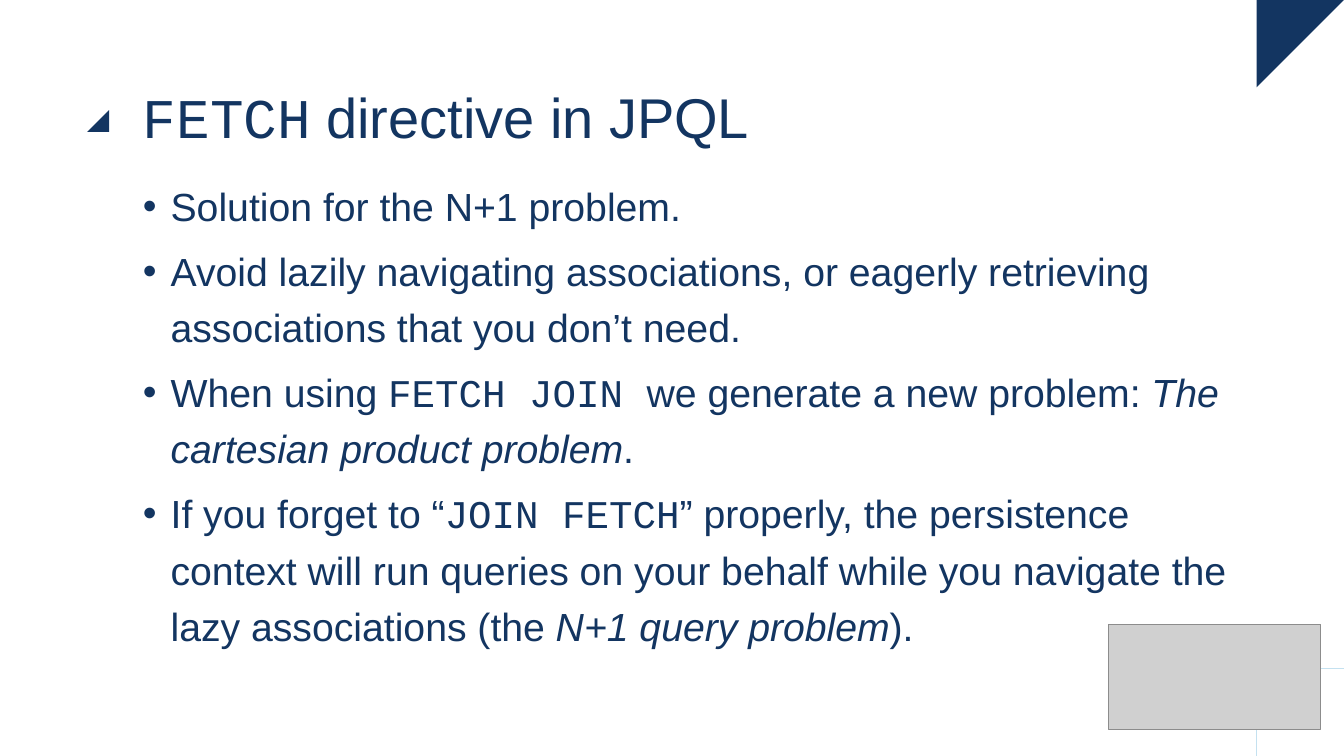
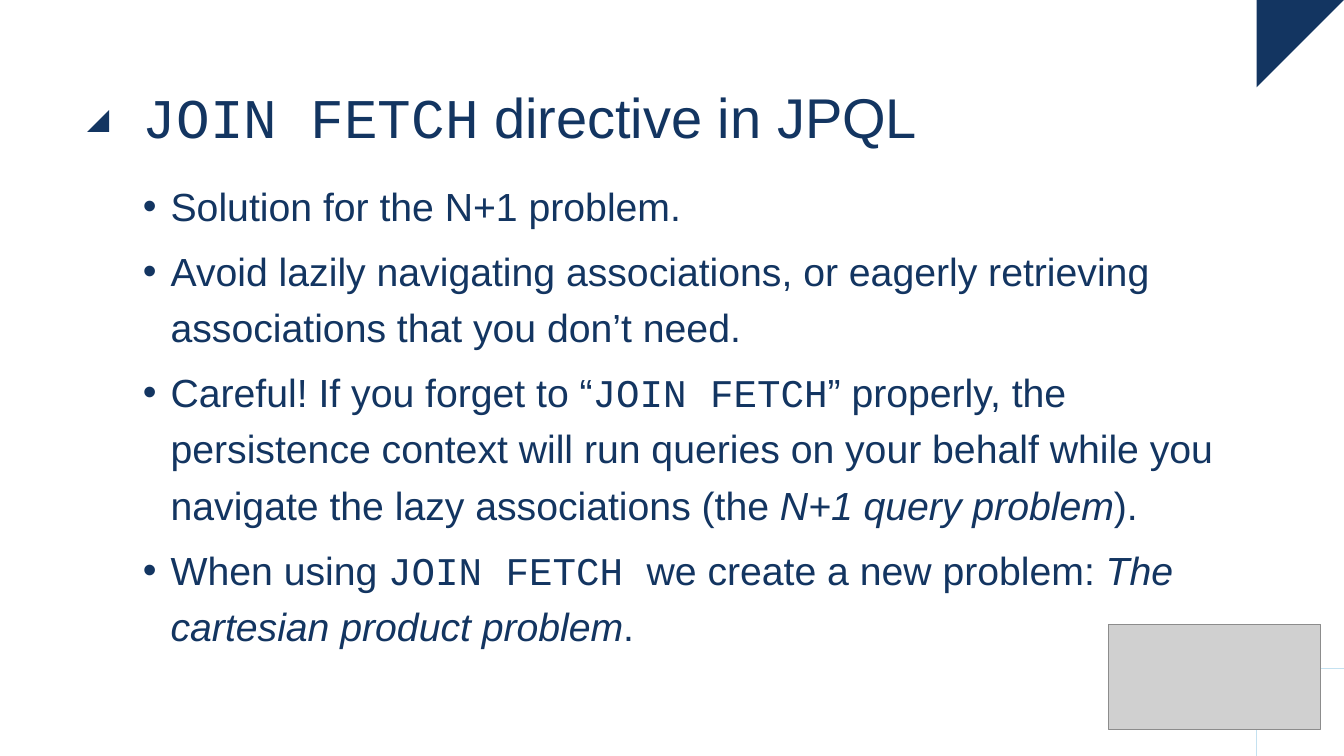
Before and after one commit to raoulvdberge/jpa-with-hibernate, a slide deck: slide 36 of slides.pptx. Drawn at 1344x756 pixels with LibreOffice and Linux fonts; fonts in the diff are those of the drawing; grey boxes stand for pictures. Boxes give left, top, right and bottom in pixels: in the first picture for what was removed or moved away, otherwise in the second. Text is boxed around its words. In the diff, an @@ line names an element or a change of style, - is before the commit and + after.

Commit message:
Update slides for cartesian product problem and use passDistinctThrough query hint

```diff
--- a/slides.pptx
+++ b/slides.pptx
@@ title at (x1=143, y1=97, x2=917, y2=148): text changed @@
-FETCH directive in JPQL
+JOIN FETCH directive in JPQL
@@ text at (x1=171, y1=378, x2=1213, y2=649): text changed @@
-• When using FETCH JOIN we generate a new problem: The cartesian product problem.
-• If you forget to “JOIN FETCH” properly, the persistence context will run queries on your behalf while you navigate the lazy associations (the N+1 query problem).
+• Careful! If you forget to “JOIN FETCH” properly, the persistence context will run queries on your behalf while you navigate the lazy associations (the N+1 query problem).
+• When using JOIN FETCH we create a new problem: The cartesian product problem.
```
Also in this commit, not shown: 12 other slides changed, 2 slides added, 3 other files.
